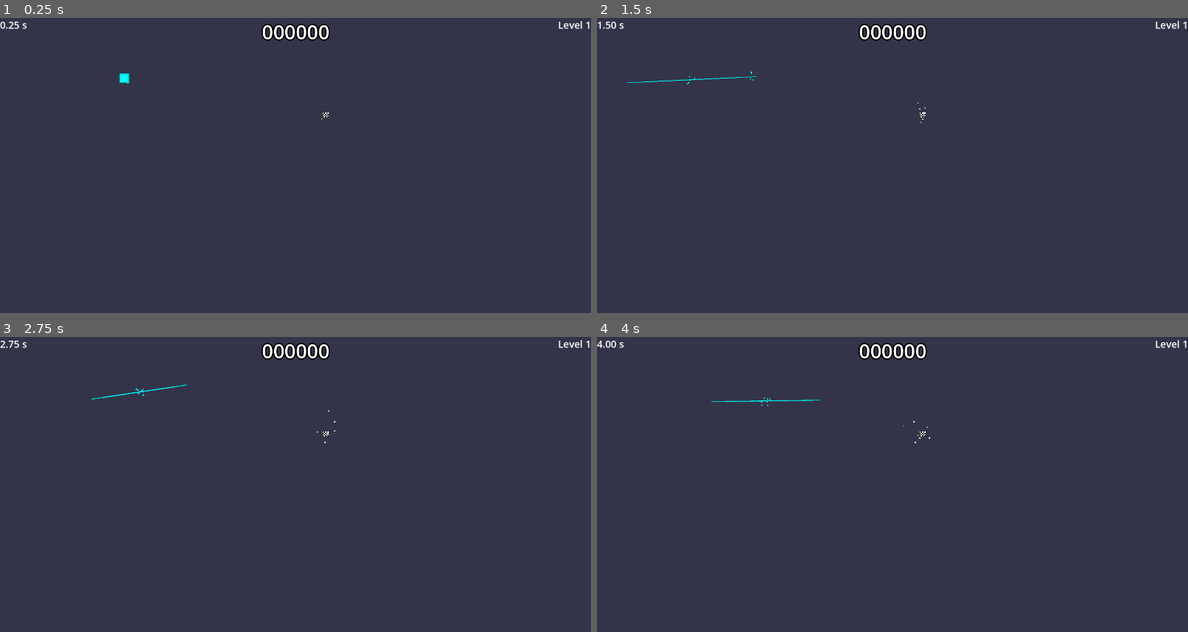
Above: before the commit, frames 1-4 (two rows, left to right).
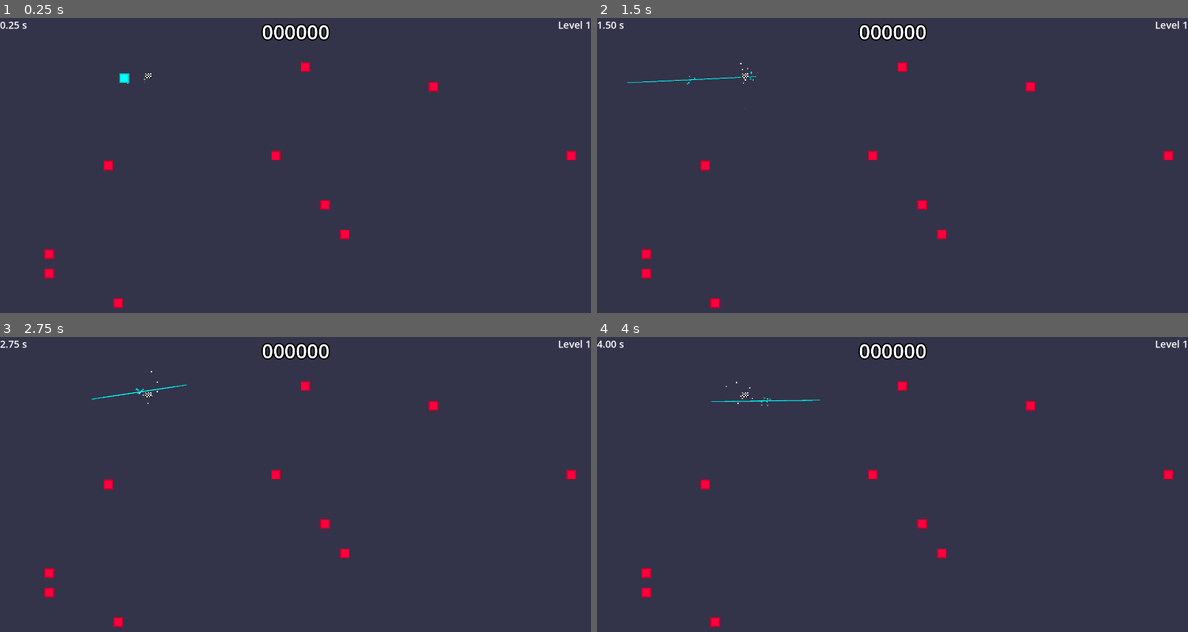
Above: after the commit, the same moments.

Repository: veprogames/gododger
Game: Godot game, scene res://level/level.tscn
The game is run twice, just before and just after one commit, with the same random seed, the same clock (stepped at 60 frames per second) and the same inputs.
Inputs (mouse positions are in pixels of both pictures, inside the frame that each line leads up to):
- Up to frame 1 (0.25 s): no input
- Up to frame 2 (1.5 s): move the mouse to (922, 165) at 0.52 s; move the mouse to (862, 165) at 1.27 s
- Up to frame 3 (2.75 s): move the mouse to (307, 478) at 2.02 s
- Up to frame 4 (4 s): move the mouse to (886, 490) at 2.77 s; move the mouse to (933, 487) at 3.52 s

The runs differ from the first frame. In frame 1, 0.6% of the frame differs, in the area x 7-98%, y 15-99%; in frame 2, 0.6%; in frame 3, 0.6%; in frame 4, 0.6%.

Commit message:
reduce hackiness in get_camera_rect()

Diff:
--- a/player/player.gd
+++ b/player/player.gd
@@ -19,11 +19,9 @@
 	safe_zone.trigger()
 
 func get_camera_rect() -> Rect2:
-	var viewport_rect := get_viewport_rect()
-	var viewport_transform := get_viewport_transform()
-	viewport_rect.size /= viewport_transform.x.x
-	viewport_rect.position -= viewport_transform.origin / viewport_transform.x.x
-	return viewport_rect
+	var origin := camera.get_screen_center_position()
+	var size = camera.get_viewport_rect().size / camera.zoom
+	return Rect2(Vector2(origin - size / 2.0), size)
 
 func update_sprite(relative: Vector2) -> void:
 	var dir := relative.angle()
